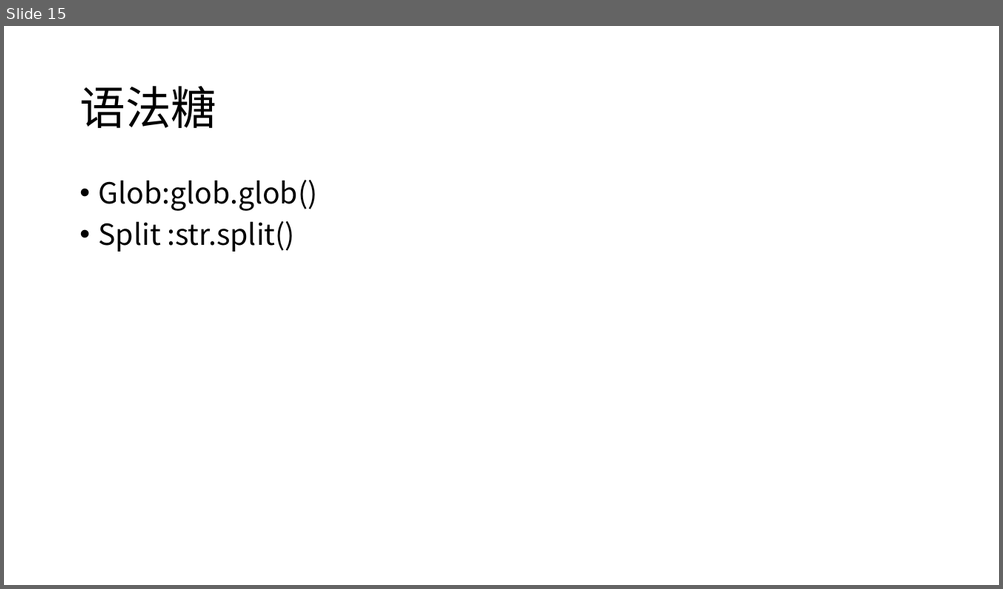
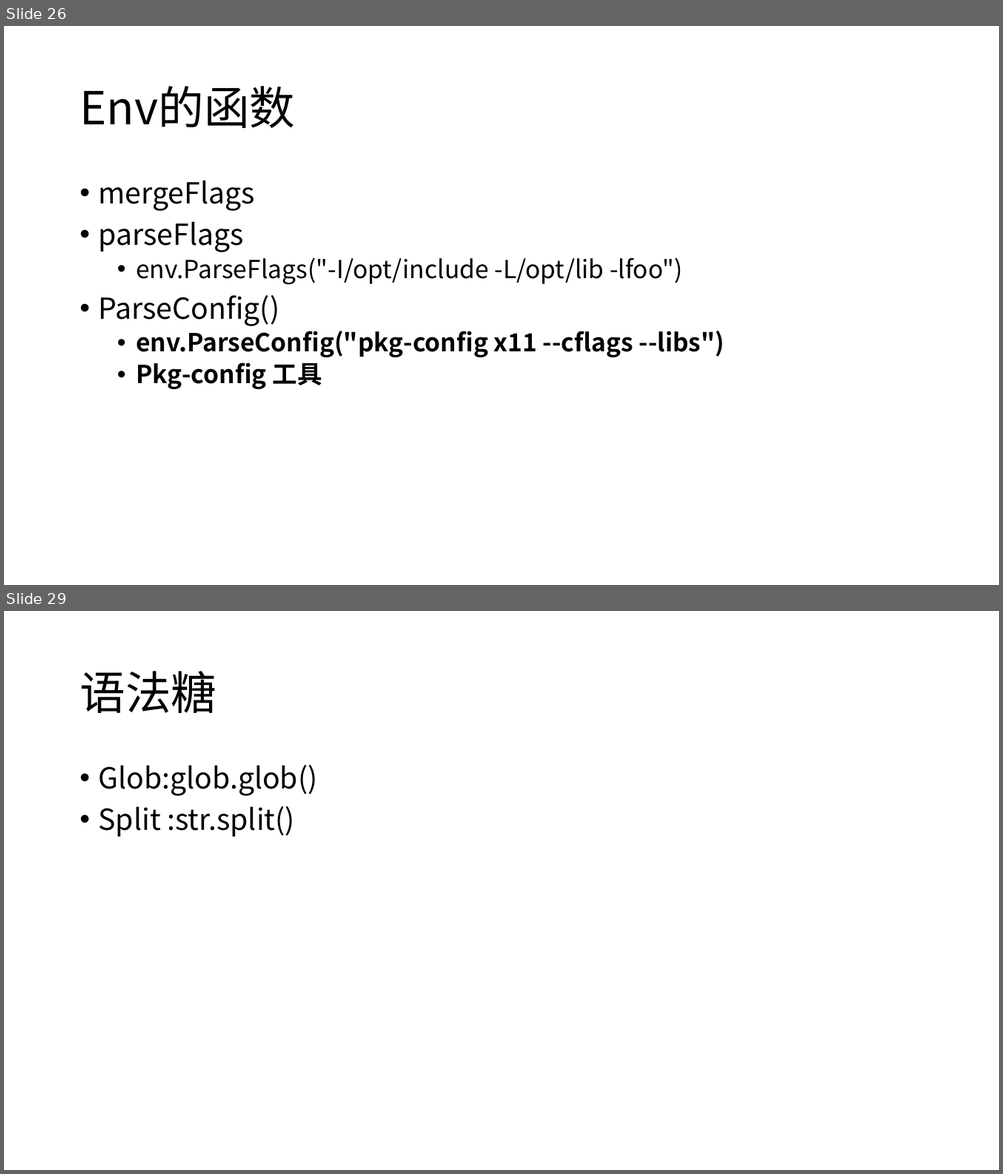
Before and after one commit to h8d9123/CSGamePhysicalEngine, a slide deck: example/learnscons/learnscons.pptx. Shown one above the other, each under a label of ours: slide 15 before the commit, slides 26 and 29 after it; the slides between them are not shown. The pictures are 1003x589 and 1003x1174 pixels, drawn with LibreOffice and Linux fonts; fonts in the diff are those of the drawing. Boxes give left, top, right and bottom in pixels: in the first picture for what was removed or moved away, otherwise in the second. Text is boxed around its words. In the diff, an @@ line names an element or a change of style, - is before the commit and + after.

```diff
--- a/example/learnscons/learnscons.pptx
+++ b/example/learnscons/learnscons.pptx
@@ slide 26 added at [4, 26, 999, 585], background #FFFFFF @@
@@ title added at [79, 86, 295, 128], 44 pt, text #000000 @@
+Env的函数
@@ text added at [99, 180, 725, 389], 24 pt, text #000000 @@
+• mergeFlags
+• parseFlags
+  • env.ParseFlags("-I/opt/include -L/opt/lib -lfoo")
+• ParseConfig()
+  • env.ParseConfig("pkg-config x11 --cflags --libs")
+  • Pkg-config 工具
@@ what was slide 15 is now slide 29 @@
```
Also in this commit, not shown: 1 slide changed, 14 other slides added, 1 slide removed, 21 other files.
